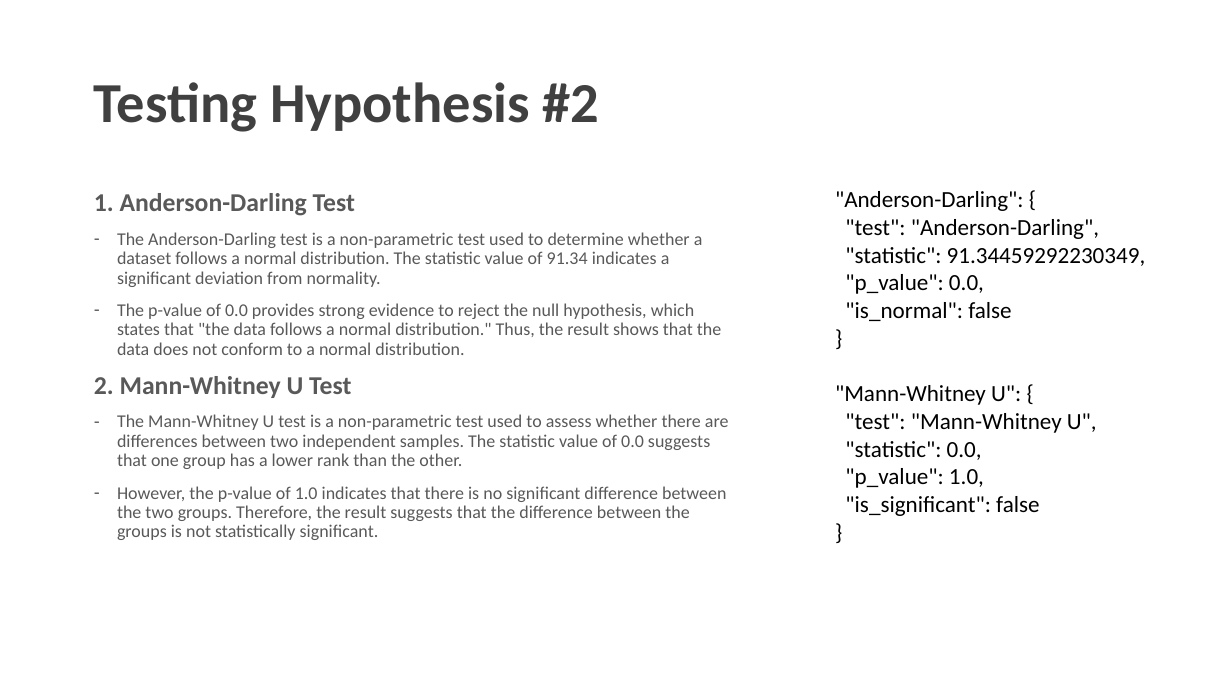
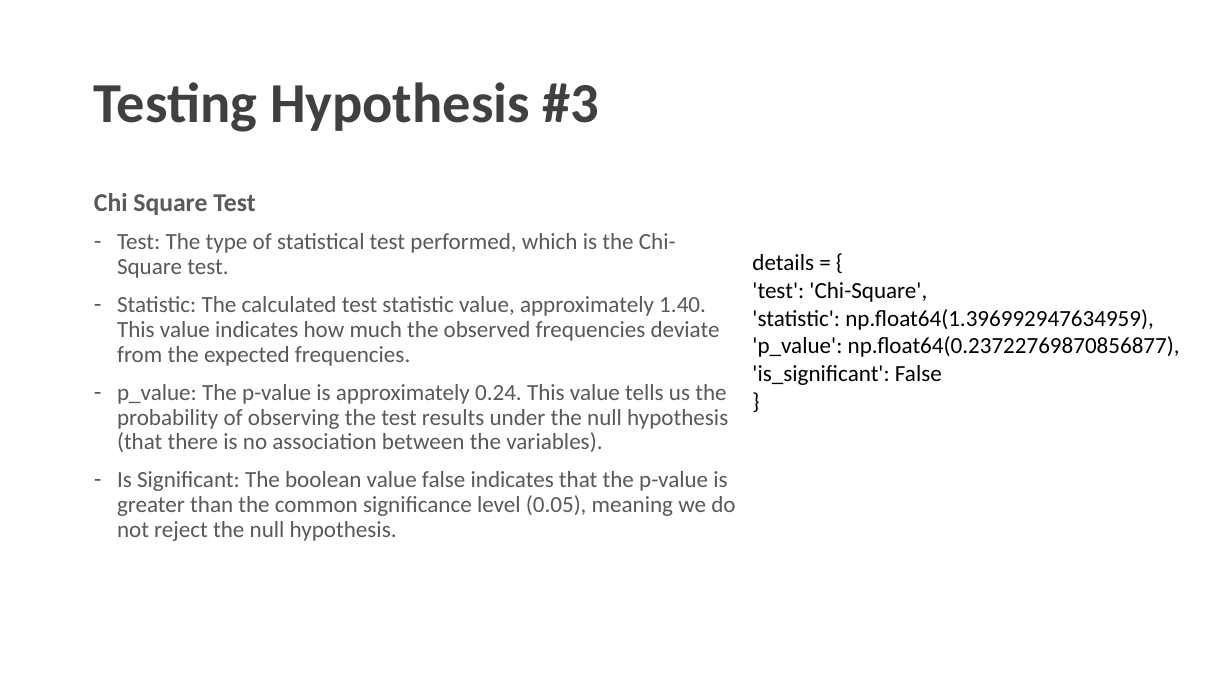
Before and after one commit to charlesyifanli/python_and_data, a slide deck: slide 24 of mini_project/SCSE 24 Mini-project presentation (Group No. ##).pptx (slide 22 before the commit). Drawn at 1232x693 pixels with LibreOffice and Linux fonts; fonts in the diff are those of the drawing; background and template pictures are left out. Boxes give left, top, right and bottom in pixels: in the first picture for what was removed or moved away, otherwise in the second. Text is boxed around its words. In the diff, an @@ line names an element or a change of style, - is before the commit and + after.

```diff
--- a/mini_project/SCSE 24 Mini-project presentation (Group No. ##).pptx
+++ b/mini_project/SCSE 24 Mini-project presentation (Group No. ##).pptx
@@ title at <box>94,82,600,132</box>: text changed @@
-Testing Hypothesis #2
+Testing Hypothesis #3
@@ text at <box>94,193,735,541</box>: text changed; size 14 to 18 pt @@
-1. Anderson-Darling Test
-– The Anderson-Darling test is a non-parametric test used to determine whether a dataset follows a normal distribution. The statistic value of 91.34 indicates a significant deviation from normality.
-– The p-value of 0.0 provides strong evidence to reject the null hypothesis, which states that "the data follows a normal distribution." Thus, the result shows that the data does not conform to a normal distribution.
-2. Mann-Whitney U Test
-– The Mann-Whitney U test is a non-parametric test used to assess whether there are differences between two independent samples. The statistic value of 0.0 suggests that one group has a lower rank than the other.
-– However, the p-value of 1.0 indicates that there is no significant difference between the two groups. Therefore, the result suggests that the difference between the groups is not statistically significant.
+Chi Square Test
+– Test: The type of statistical test performed, which is the Chi-Square test.
+– Statistic: The calculated test statistic value, approximately 1.40. This value indicates how much the observed frequencies deviate from the expected frequencies.
+– p_value: The p-value is approximately 0.24. This value tells us the probability of observing the test results under the null hypothesis (that there is no association between the variables).
+– Is Significant: The boolean value false indicates that the p-value is greater than the common significance level (0.05), meaning we do not reject the null hypothesis.
@@ text "details = {": place and size @@
-text "details = {" at <box>835,191,1146,516</box>
+text "details = {" at <box>752,254,1180,385</box>
@@ text at <box>752,254,1180,385</box>: text changed @@
-"Anderson-Darling": {
-"test": "Anderson-Darling",
-"statistic": 91.34459292230349,
-"p_value": 0.0,
-"is_normal": false
+details = {
+'test': 'Chi-Square',
+'statistic': np.float64(1.396992947634959),
+'p_value': np.float64(0.23722769870856877),
+'is_significant': False
@@ text at <box>835,385,1097,516</box>: paragraphs removed @@
-"Mann-Whitney U": {
-"test": "Mann-Whitney U",
-"statistic": 0.0,
-"p_value": 1.0,
-"is_significant": false
-}
```
Also in this commit, not shown: 2 other slides changed, 7 slides added, 1 slide removed, 1 other file.
